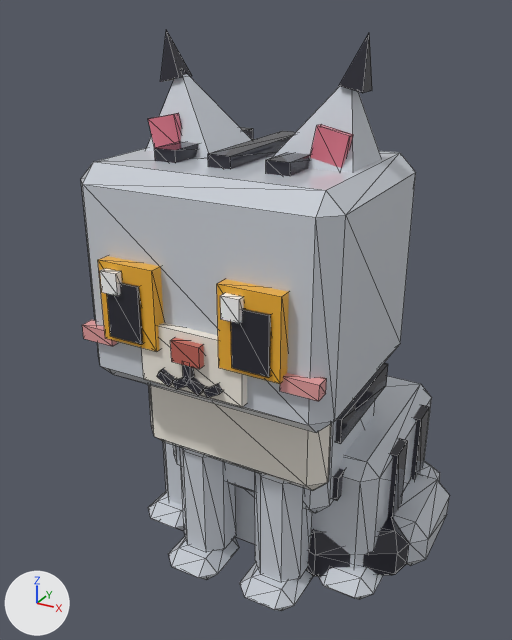
Renders of the glTF model assets/cat-cafe/exports/CatCafe_Cat_MaineCoon_Sit.glb from each side of a commit.
Rendered twice from a 50 mm lens placed at (1.3, -2.61, 2.42), pointed at (-0.07, -0.1, 1.17). The lights are fixed; the arrows at lower left show +X, +Y and +Z. The picture after the commit comes second. Mesh edges are drawn as thin lines.

The first picture shows 'CatCafe_Cat_MaineCoon_Sit_Body', 'CatCafe_Cat_MaineCoon_Sit_EarL', 'CatCafe_Cat_MaineCoon_Sit_EarR', 'CatCafe_Cat_MaineCoon_Sit_Eye1', 'CatCafe_Cat_MaineCoon_Sit_Eye2', 'CatCafe_Cat_MaineCoon_Sit_Head', 'CatCafe_Cat_MaineCoon_Sit_LegF1', 'CatCafe_Cat_MaineCoon_Sit_LegF2', 'CatCafe_Cat_MaineCoon_Sit_Tail'.
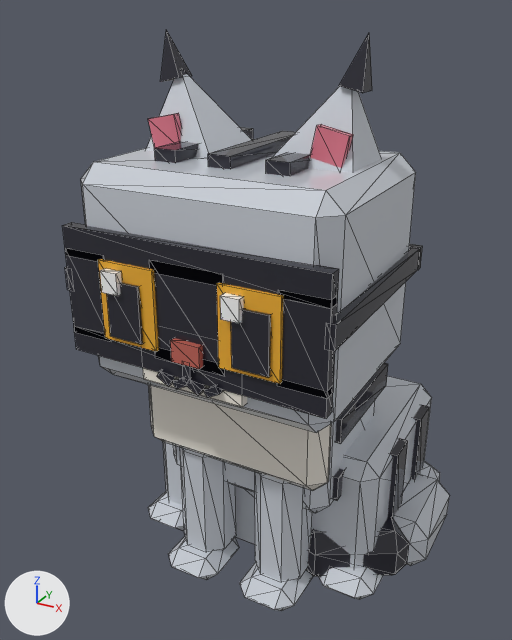
Boxes [x1, y1, x2, y2] around the edits, measured in the pictures (512 x 640 px):
```json
{"object": "CatCafe_Cat_MaineCoon_Sit_Prop", "change": "added", "after": [62, 222, 423, 418]}
```

Edits to the scene script, one JSON object a line:
```json
{"op": "add", "block": "me_catcafe_cat_mainecoon_sit_prop", "code": ["me_catcafe_cat_mainecoon_sit_prop = bpy.data.meshes.new('CatCafe_Cat_MaineCoon_Sit_Prop')", "me_catcafe_cat_mainecoon_sit_prop.from_pydata(...)  # 88 vertices, 132 faces; spans x -0.553..0.553, y -0.621..0.626, z 0.027..0.532", "me_catcafe_cat_mainecoon_sit_prop.materials.append(mat_catcafe_palette)"]}
{"op": "add", "block": "ob_catcafe_cat_mainecoon_sit_prop", "code": ["ob_catcafe_cat_mainecoon_sit_prop = bpy.data.objects.new('CatCafe_Cat_MaineCoon_Sit_Prop', me_catcafe_cat_mainecoon_sit_prop)", "ob_catcafe_cat_mainecoon_sit_prop.location = (0.0, -0.114, 1.163)"]}
```
